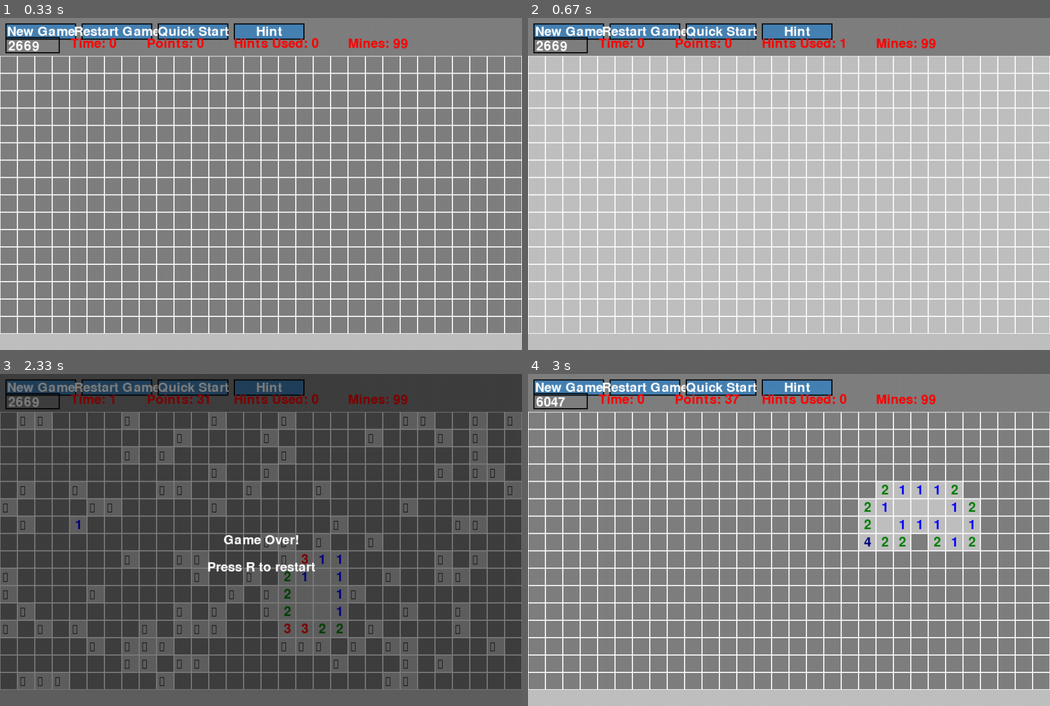
Above: before the commit, frames 1-4 (two rows, left to right).
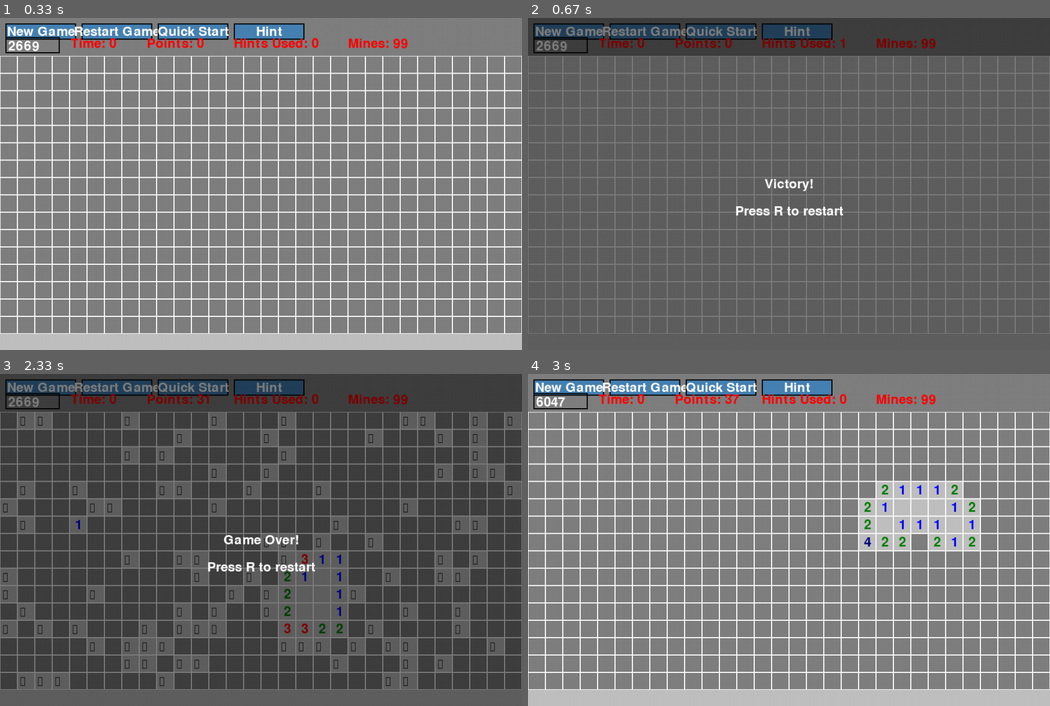
Above: after the commit, the same moments.

Repository: muonium-ai/simplegames
Game: pygame game, started from minesweeper.py
The game is run twice, just before and just after one commit, with the same random seed, the same clock (stepped at 60 frames per second) and the same inputs.
Inputs (mouse positions are in pixels of both pictures, inside the frame that each line leads up to):
- Up to frame 1 (0.33 s): no input
- Up to frame 2 (0.67 s): click "Hint" at 0.38 s
- Up to frame 3 (2.33 s): click "Quick Start" at 0.72 s; click "Restart Game" at 1.05 s; click (323, 569) at 1.38 s; click (73, 530) at 1.72 s; click (261, 579) at 2.05 s
- Up to frame 4 (3 s): click "New Game" at 2.38 s; click (924, 510) at 2.72 s

Frame 1 is identical in both runs. In frame 2, 99% of the frame differs, in the area x 0-100%, y 0-100%; in frame 3, less than 0.1%; in frame 4, nothing differs.

Commit message:
Add victory check and update game over logic in Minesweeper

Diff:
--- a/minesweeper.py
+++ b/minesweeper.py
@@ -169,6 +169,8 @@
             self.hints_used += 1
             if self.grid[y][x].neighbor_mines == 0:
                 self.reveal_adjacent_cells(x, y)
+            # Check for victory after revealing a cell
+            self.check_victory()
 
     def place_mines(self, first_x, first_y):
         safe_cells = [(first_x, first_y)]
@@ -242,12 +244,10 @@
                     self.grid[y][x].state = CellState.REVEALED
 
     def check_victory(self):
-        for y in range(GRID_HEIGHT):
-            for x in range(GRID_WIDTH):
-                cell = self.grid[y][x]
-                if not cell.is_mine and cell.state == CellState.HIDDEN:
-                    return
-        self.victory = True
+        if all(cell.state == CellState.REVEALED or (cell.is_mine and cell.state == CellState.FLAGGED)
+               for row in self.grid for cell in row):
+            self.victory = True
+            self.game_over = True  # Stop the game if victory is achieved
 
     def draw(self):
         self.screen.fill(GRAY)
@@ -299,9 +299,10 @@
                         self.screen.blit(number_text, text_rect)
 
         if self.game_over:
-            self.draw_message("Game Over!")
-        elif self.victory:
-            self.draw_message("Victory!")
+            if self.victory:
+                self.draw_message("Victory!")
+            else:
+                self.draw_message("Game Over!")
 
     def draw_message(self, message):
         overlay = pygame.Surface((WINDOW_WIDTH, WINDOW_HEIGHT))
@@ -343,8 +344,9 @@
                         if seed_input is not None:
                             self.reset_game(seed_input)
 
-            # Update timer
-            self.elapsed_time = (pygame.time.get_ticks() - self.start_time) // 1000
+            # Update timer only if the game is active
+            if not self.game_over:
+                self.elapsed_time = (pygame.time.get_ticks() - self.start_time) // 1000
             self.draw()
             pygame.display.flip()
             self.clock.tick(60)
